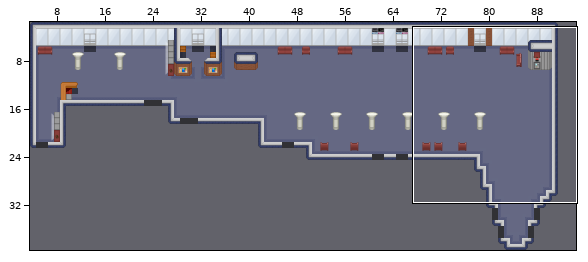
One commit to this Tiled map (JSON): map/forum.json. The picture above shows the old version from afar; the outline marks the close-up.
Close-up. As it was:
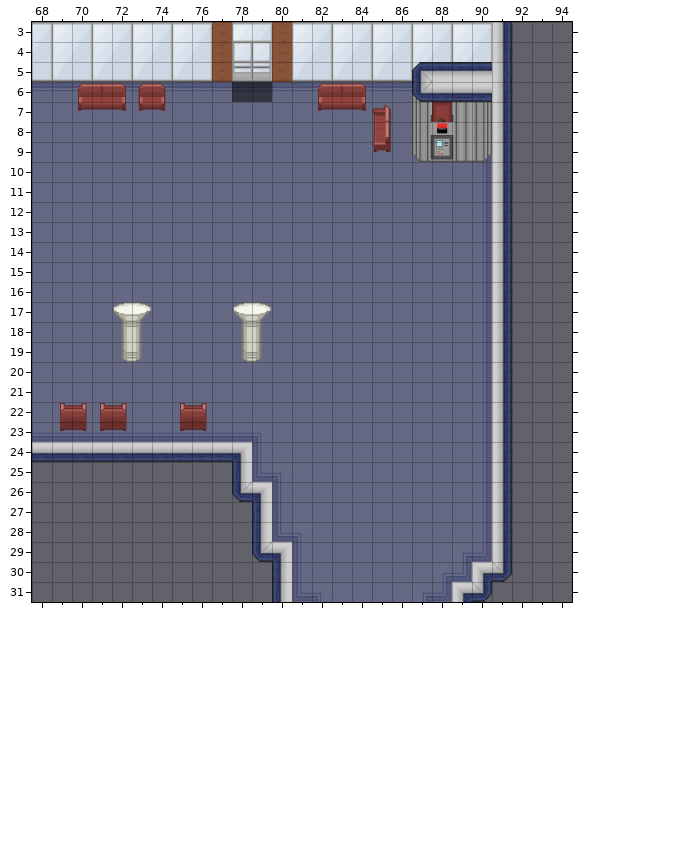
Cells are 48x48 px. Shown: x 68..94, y 3..31. The commit also changed other parts of the map, which this record leaves out.
And afterwards:
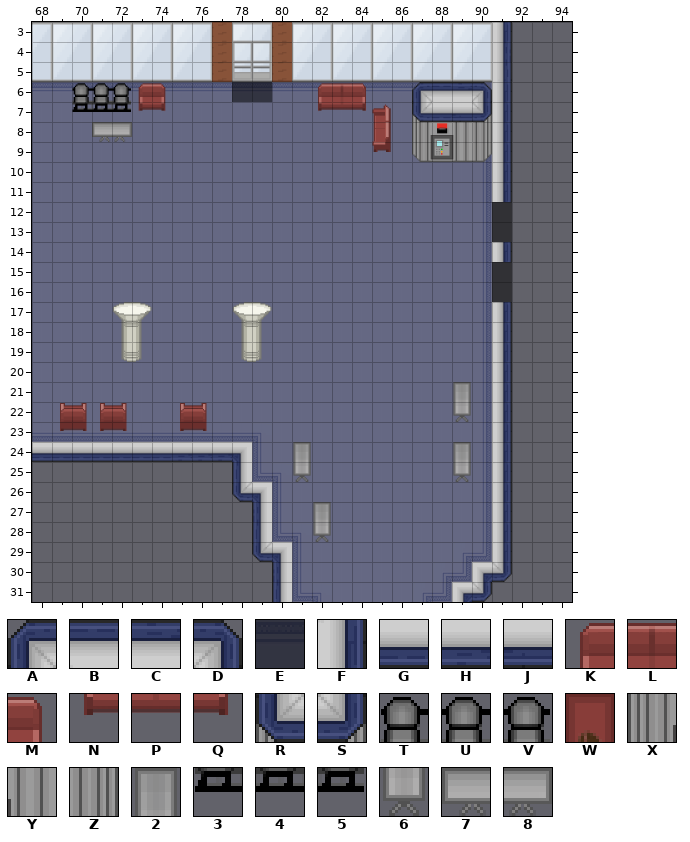
Key: from "tilesheet": A 127, B 128, C 129, D 131, E 132, F 151, G 208, H 209, J 210, K 232, L 233, M 234, N 252, P 253, Q 254, R 322, S 325, T 329, U 330, V 331, W 341, X 342, Y 344, Z 345, 2 348, 3 349, 4 350, 5 351, 6 368, 7 369, 8 370.
_ is an empty cell.
Tiles replaced or removed in this view: A, C, F, G, H, J, K, L, M, N, P, Q, R, W, X, Y, Z.
See-through tiles are keyed as they look on the map.
Edits made:
Changed rows in their new state; . is an unchanged cell.
Layer "floor 2":
first column x 70:
 7 345
Layer "map-transition":
first column x 91:
12 E
13 E
15 E
16 E
Layer "Murs":
first column x 91:
12 _
13 _
15 _
16 _
Layer "Objets":
first column x 70:
 5 .................____
 6 TUV..............ABCD
 7 .................RGJS
 8 .78..................
first column x 81:
21 ........2
22 ........6
24 2.......2
25 6.......6
27 .2.......
28 .6.......
Boxes around the changes in both close-ups, in picture pixels (x1, y1, x2, y2):
changed: (412, 62, 492, 122)
changed: (72, 83, 132, 142)
changed: (492, 202, 512, 242)
changed: (492, 262, 512, 302)
added: (453, 382, 471, 422)
added: (293, 442, 311, 482)
added: (453, 442, 471, 482)
added: (313, 502, 331, 542)
